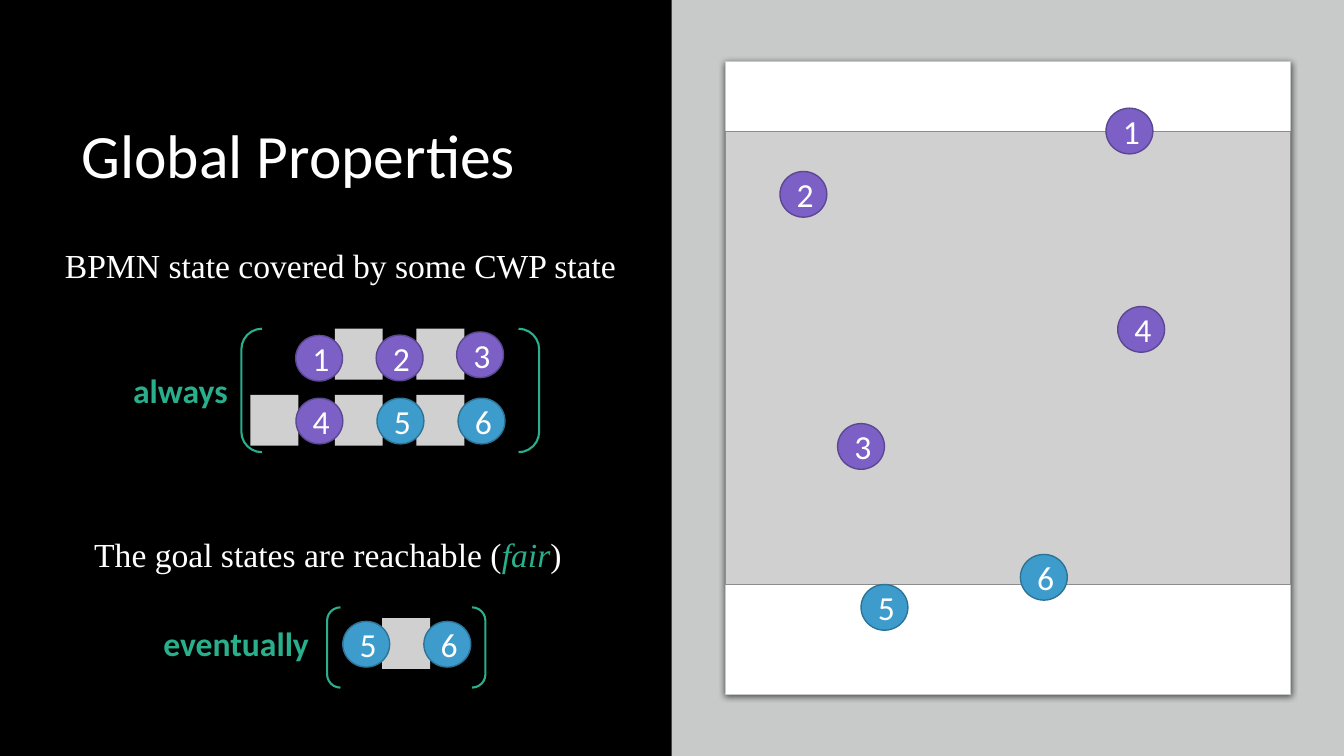
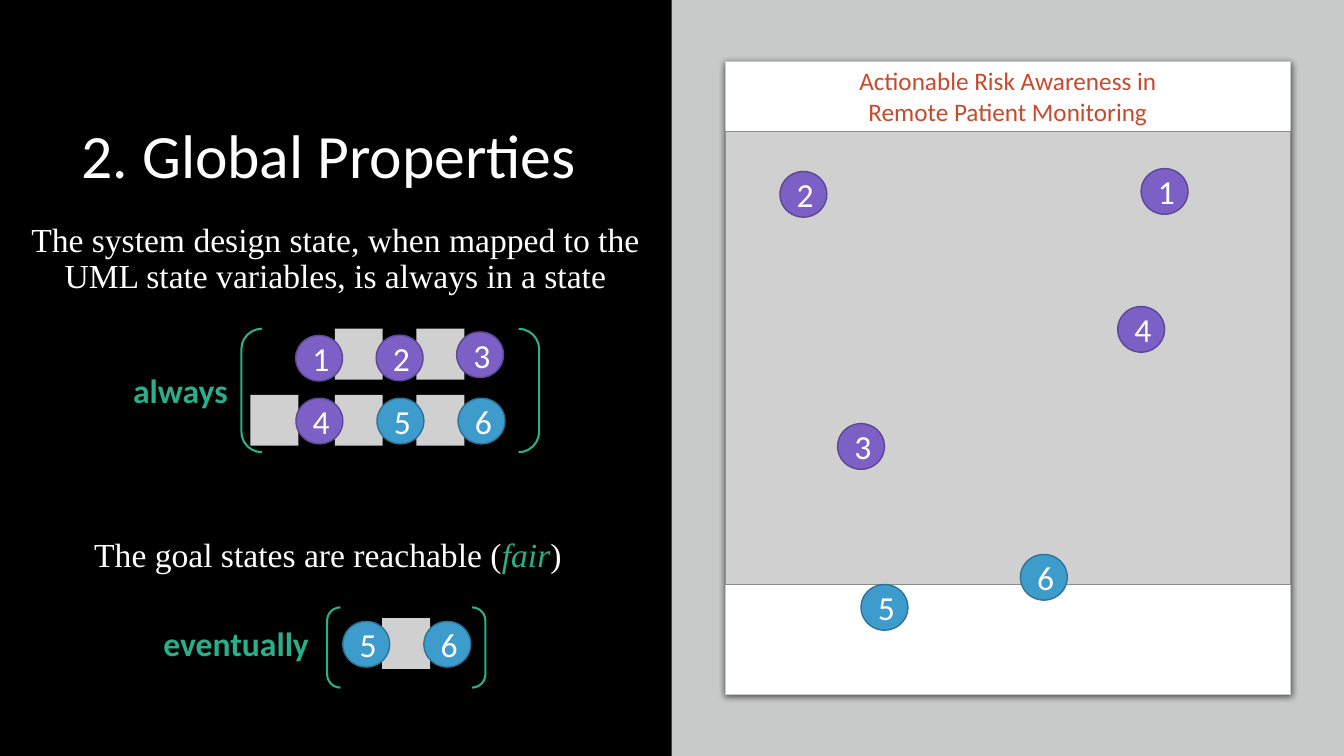
Before and after one commit to ericmercer/SPIN-bpmn-cwp-verification-paper, a slide deck: slide 11 of presentation/syscon-2022.pptx. Drawn at 1344x756 pixels with LibreOffice and Linux fonts; fonts in the diff are those of the drawing; grey boxes stand for pictures. Boxes give left, top, right and bottom in pixels: in the first picture for what was removed or moved away, otherwise in the second. Text is boxed around its words. In the diff, an @@ line names an element or a change of style, - is before the commit and + after.

```diff
--- a/presentation/syscon-2022.pptx
+++ b/presentation/syscon-2022.pptx
@@ text added at bbox=[859, 72, 1156, 126], 18 pt, text #C9492C @@
+Actionable Risk Awareness in Remote Patient Monitoring
@@ title at bbox=[82, 135, 575, 188]: text changed @@
-Global Properties
+2. Global Properties
@@ ellipse "1": place and size @@
-ellipse "1" at bbox=[1106, 108, 1153, 153]
+ellipse "1" at bbox=[1141, 168, 1189, 214]
@@ text at bbox=[31, 228, 639, 295]: text changed @@
-BPMN state covered by some CWP state
+The system design state, when mapped to the UML state variables, is always in a state
```
Also in this commit, not shown: 17 other slides changed.
